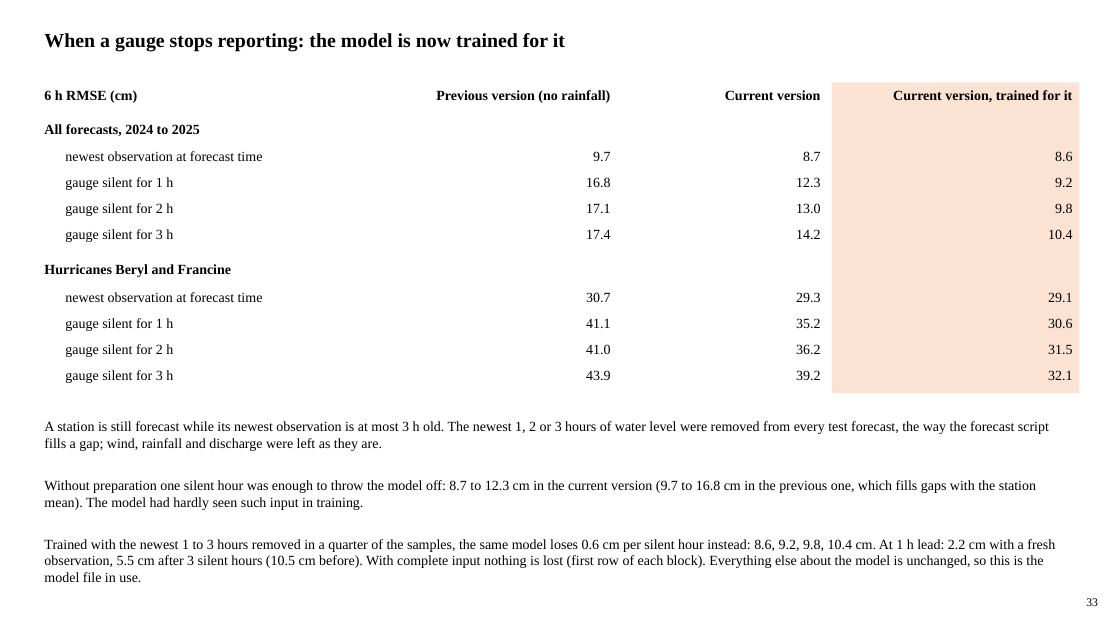
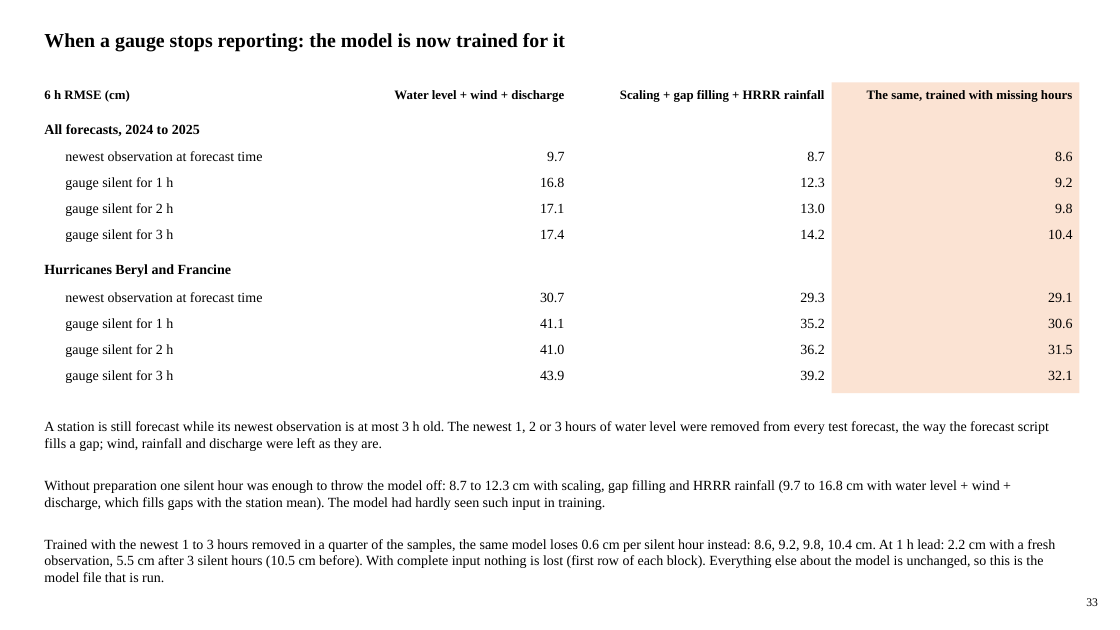
Before and after one commit to LaurenW1997/subdomainLSTM, a slide deck: slide 33 of deliverables/17_versions/version_comparison.pptx. Drawn at 1120x630 pixels with LibreOffice and Linux fonts; fonts in the diff are those of the drawing. Boxes give left, top, right and bottom in pixels: in the first picture for what was removed or moved away, otherwise in the second. Text is boxed around its words. In the diff, an @@ line names an element or a change of style, - is before the commit and + after.

```diff
--- a/deliverables/17_versions/version_comparison.pptx
+++ b/deliverables/17_versions/version_comparison.pptx
@@ text "6 h RMSE (cm)" at [44,90,130,102]: size 12 to 11 pt @@
@@ text at [394,90,564,102]: text changed; size 12 to 11 pt @@
-Previous version (no rainfall)
+Water level + wind + discharge
@@ text at [620,90,825,102]: text changed; size 12 to 11 pt @@
-Current version
+Scaling + gap filling + HRRR rainfall
@@ text at [867,90,1072,102]: text changed; size 12 to 11 pt @@
-Current version, trained for it
+The same, trained with missing hours
@@ text "9.7": place and size @@
-text "9.7" at [593,151,610,161]
+text "9.7" at [547,151,564,161]
@@ text "8.7": place and size @@
-text "8.7" at [803,151,820,161]
+text "8.7" at [807,151,824,161]
@@ text "16.8": place and size @@
-text "16.8" at [586,177,610,187]
+text "16.8" at [540,177,564,187]
@@ text "12.3": place and size @@
-text "12.3" at [796,177,820,187]
+text "12.3" at [800,177,824,187]
@@ text "17.1": place and size @@
-text "17.1" at [586,203,610,213]
+text "17.1" at [540,203,564,213]
@@ text "13.0": place and size @@
-text "13.0" at [796,203,820,213]
+text "13.0" at [800,203,824,213]
@@ text "17.4": place and size @@
-text "17.4" at [586,229,610,239]
+text "17.4" at [540,229,564,239]
@@ text "14.2": place and size @@
-text "14.2" at [796,229,820,239]
+text "14.2" at [800,229,824,239]
@@ text "30.7": place and size @@
-text "30.7" at [586,292,610,302]
+text "30.7" at [540,292,564,302]
@@ text "29.3": place and size @@
-text "29.3" at [796,292,820,302]
+text "29.3" at [800,292,824,302]
@@ text "41.1": place and size @@
-text "41.1" at [586,319,610,328]
+text "41.1" at [540,319,564,328]
@@ text "35.2": place and size @@
-text "35.2" at [796,318,820,328]
+text "35.2" at [800,318,824,328]
@@ text "41.0": place and size @@
-text "41.0" at [586,344,610,354]
+text "41.0" at [540,344,564,354]
@@ text "36.2": place and size @@
-text "36.2" at [796,344,820,354]
+text "36.2" at [800,344,824,354]
@@ text "43.9": place and size @@
-text "43.9" at [586,370,610,380]
+text "43.9" at [540,370,564,380]
@@ text "39.2": place and size @@
-text "39.2" at [796,370,820,380]
+text "39.2" at [800,370,824,380]
@@ text at [44,480,1055,582]: text changed @@
-Without preparation one silent hour was enough to throw the model off: 8.7 to 12.3 cm in the current version (9.7 to 16.8 cm in the previous one, which fills gaps with the station mean). The model had hardly seen such input in training.
-Trained with the newest 1 to 3 hours removed in a quarter of the samples, the same model loses 0.6 cm per silent hour instead: 8.6, 9.2, 9.8, 10.4 cm. At 1 h lead: 2.2 cm with a fresh observation, 5.5 cm after 3 silent hours (10.5 cm before). With complete input nothing is lost (first row of each block). Everything else about the model is unchanged, so this is the model file in use.
+Without preparation one silent hour was enough to throw the model off: 8.7 to 12.3 cm with scaling, gap filling and HRRR rainfall (9.7 to 16.8 cm with water level + wind + discharge, which fills gaps with the station mean). The model had hardly seen such input in training.
+Trained with the newest 1 to 3 hours removed in a quarter of the samples, the same model loses 0.6 cm per silent hour instead: 8.6, 9.2, 9.8, 10.4 cm. At 1 h lead: 2.2 cm with a fresh observation, 5.5 cm after 3 silent hours (10.5 cm before). With complete input nothing is lost (first row of each block). Everything else about the model is unchanged, so this is the model file that is run.
```
Also in this commit, not shown: 12 other slides changed, 34 other files.
